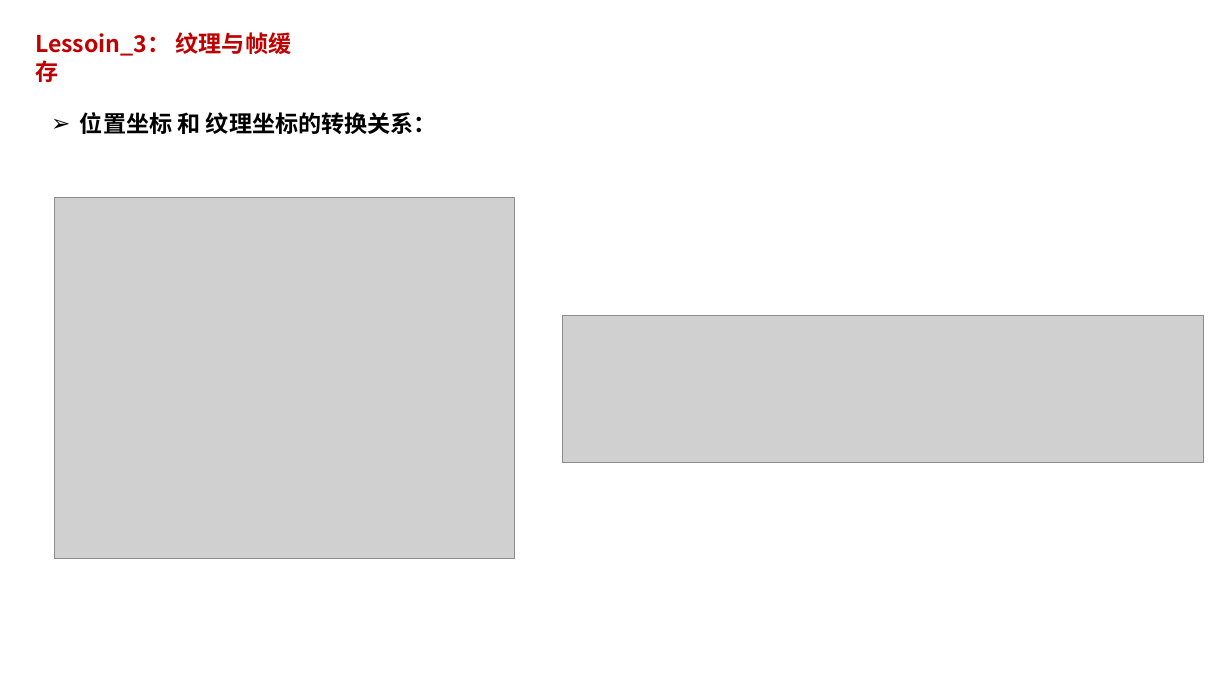
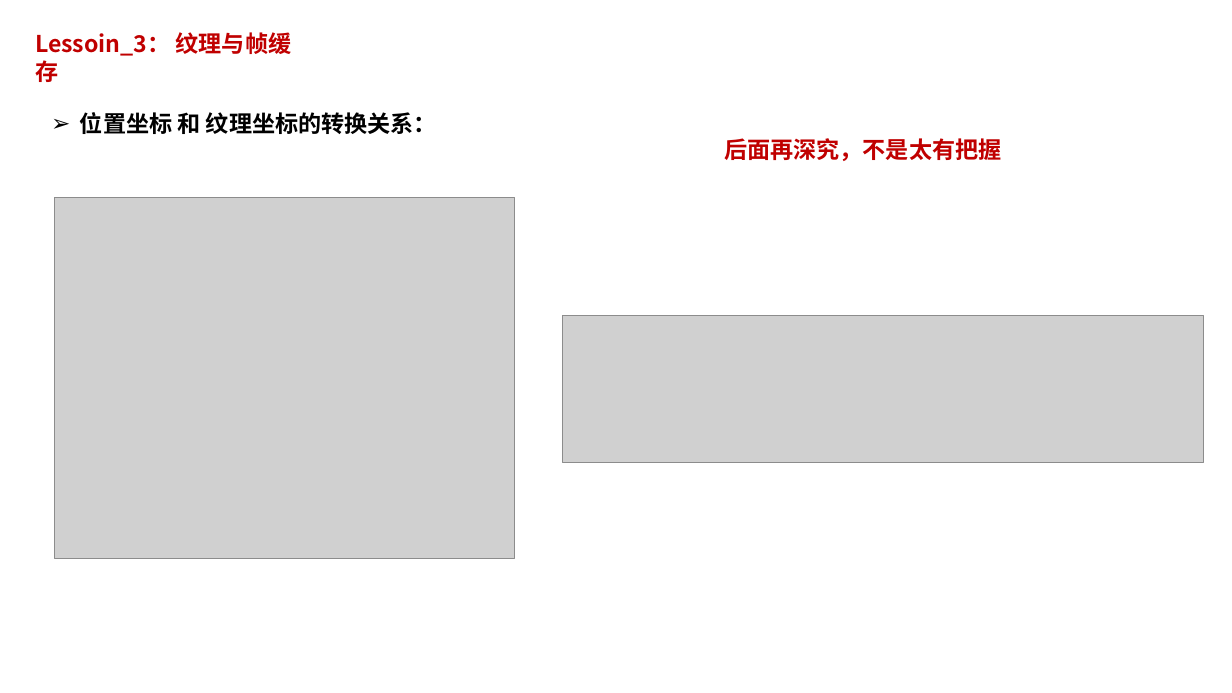
Before and after one commit to pczpcz/OpenglLearning, a slide deck: slide 5 of note/note.pptx. Drawn at 1232x693 pixels with LibreOffice and Linux fonts; fonts in the diff are those of the drawing; grey boxes stand for pictures. Boxes give left, top, right and bottom in pixels: in the first picture for what was removed or moved away, otherwise in the second. Text is boxed around its words. In the diff, an @@ line names an element or a change of style, - is before the commit and + after.

```diff
--- a/note/note.pptx
+++ b/note/note.pptx
@@ text added at <box>724,138,1001,161</box>, 18 pt, text #C00000, bold @@
+后面再深究，不是太有把握
```
Also in this commit, not shown: 3 other slides changed, 7 slides added.
